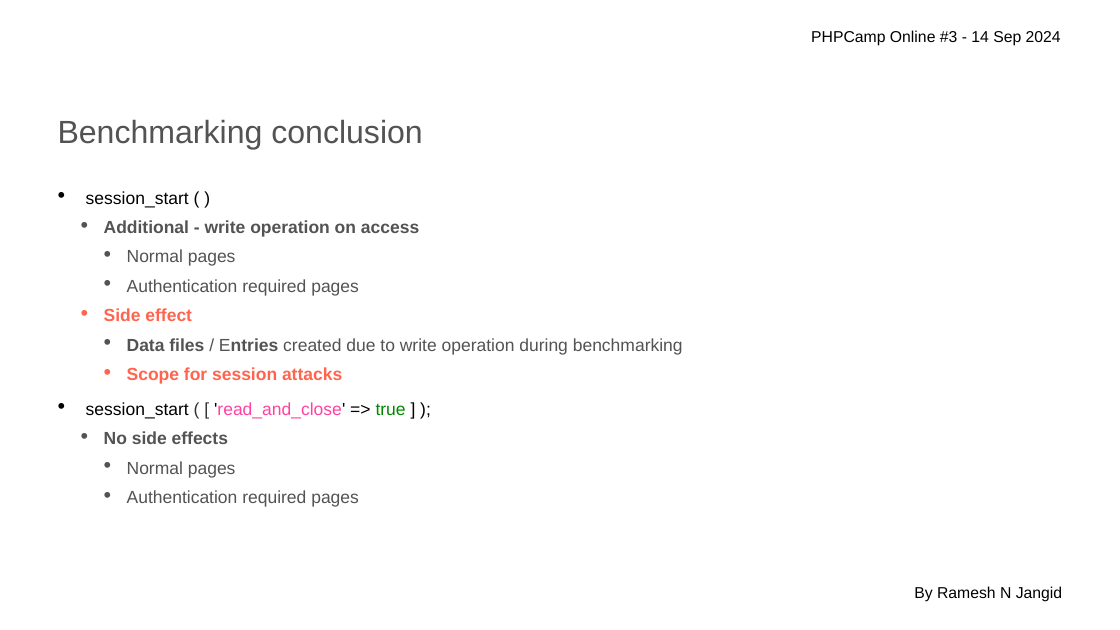
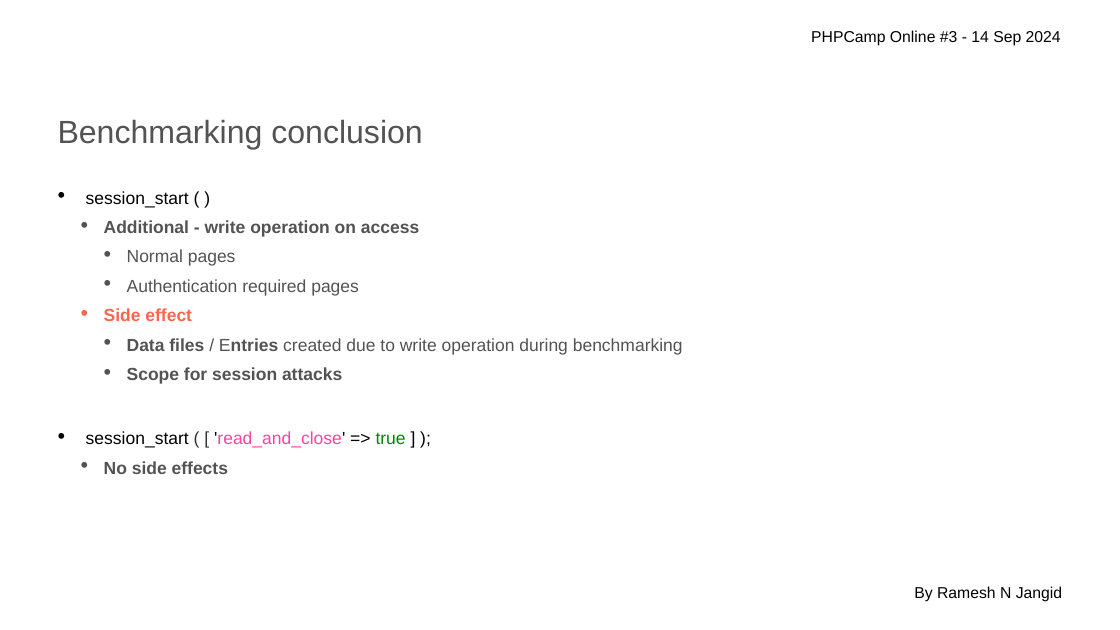
Before and after one commit to polygoncoin/Presentations, a slide deck: slide 17 of PHP-Session-beyond-$_SESSION.pptx. Drawn at 1120x630 pixels with LibreOffice and Linux fonts; fonts in the diff are those of the drawing; background and template pictures are left out. Boxes give left, top, right and bottom in pixels: in the first picture for what was removed or moved away, otherwise in the second. Text is boxed around its words. In the diff, an @@ line names an element or a change of style, - is before the commit and + after.

```diff
--- a/PHP-Session-beyond-$_SESSION.pptx
+++ b/PHP-Session-beyond-$_SESSION.pptx
@@ text at (x1=127, y1=367, x2=342, y2=384): text colour #FF644E to #535353 in "Scope for session attacks" @@
@@ text at (x1=127, y1=461, x2=359, y2=507): paragraphs removed @@
-    • Normal pages
-    • Authentication required pages
```
Also in this commit, not shown: 8 other slides changed, 2 other files.
